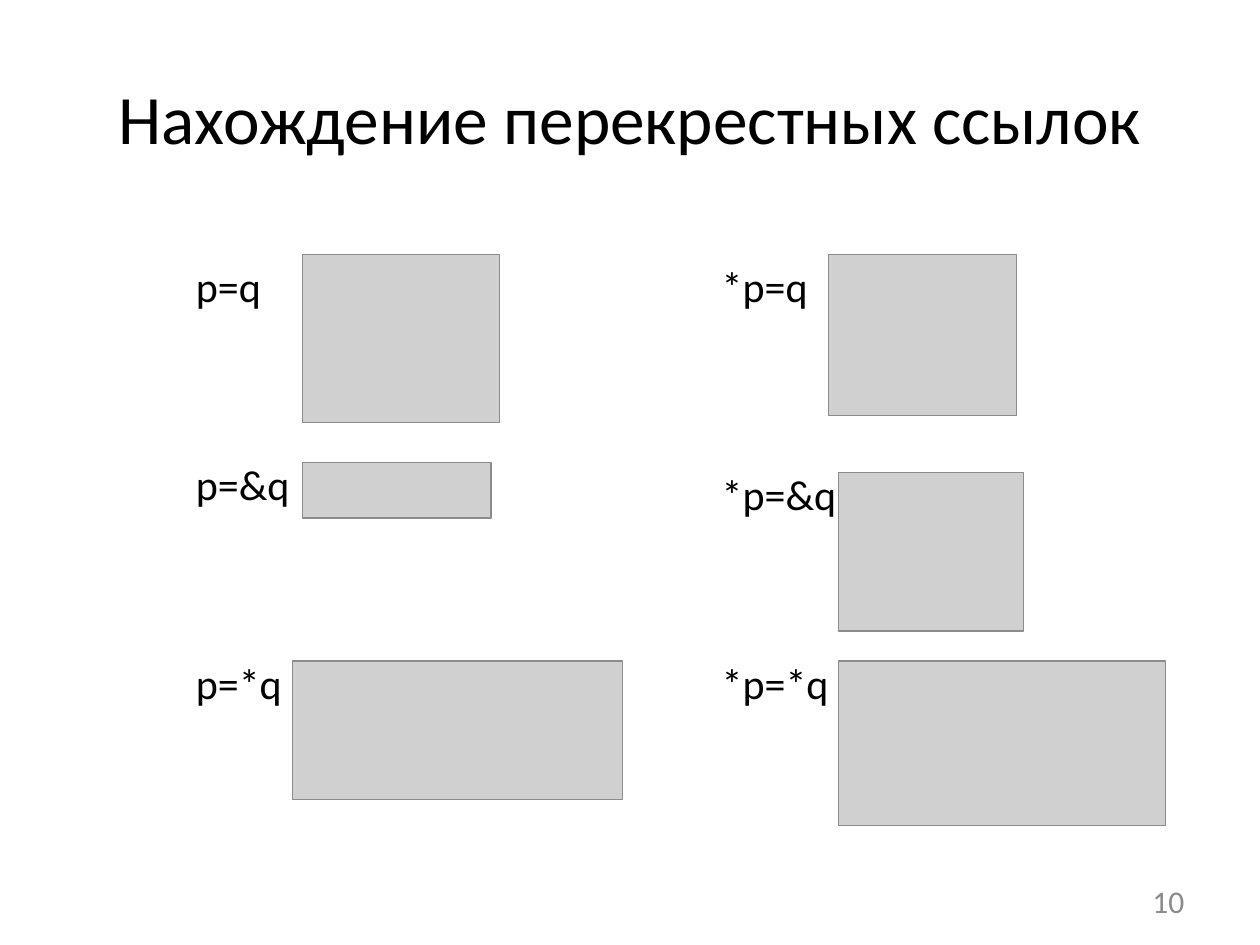
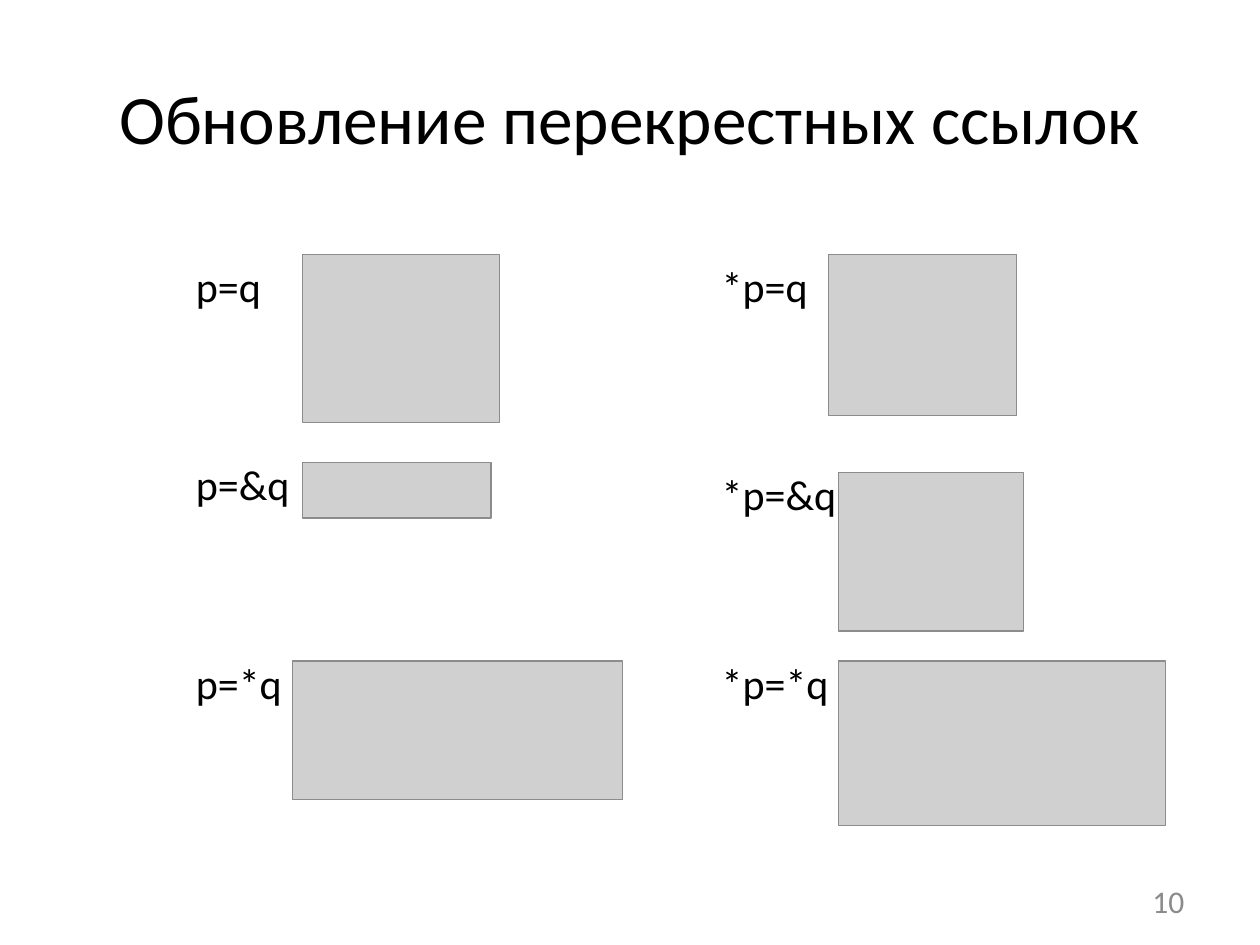
Before and after one commit to afrolovskiy/diplom, a slide deck: slide 10 of presentations/diplom/static race detection.pptx. Drawn at 1260x945 pixels with LibreOffice and Linux fonts; fonts in the diff are those of the drawing; grey boxes stand for pictures. Boxes give left, top, right and bottom in pixels: in the first picture for what was removed or moved away, otherwise in the second. Text is boxed around its words. In the diff, an @@ line names an element or a change of style, - is before the commit and + after.

```diff
--- a/presentations/diplom/static race detection.pptx
+++ b/presentations/diplom/static race detection.pptx
@@ title at <box>119,97,1139,156</box>: text changed @@
-Нахождение перекрестных ссылок
+Обновление перекрестных ссылок
```
Also in this commit, not shown: 6 other slides changed, 7 other files.
